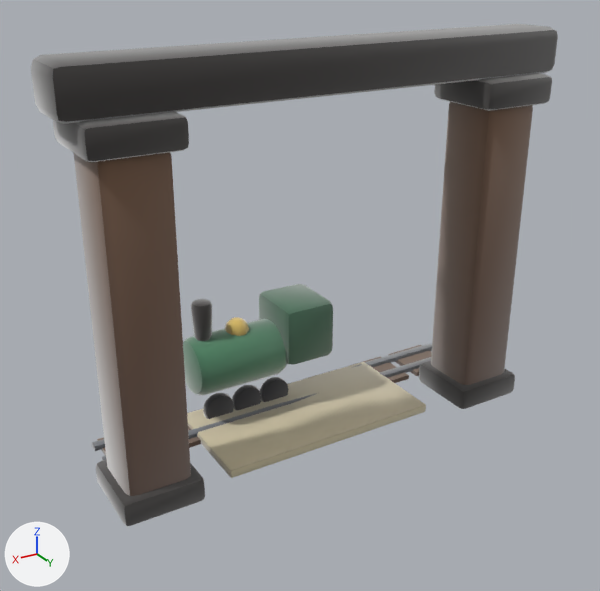
A saved change to the glTF model assets/models/gates/05b3e4c8.glb.
Rendered twice from a camera (50 mm lens) standing at (4.07, 6.28, 4.8) and looking at (0.13, -0.28, 1.52). Every picture has the same lights, and +X, +Y and +Z are marked at lower left. The picture after the commit comes second. Vertices at exactly the same position are counted once.

The first picture shows 'gate_05b3e4c8'.
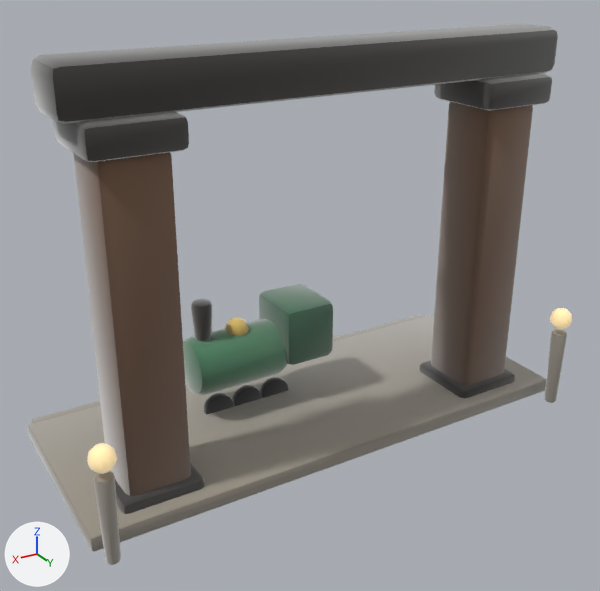
What differs and where, as boxes (x1, y1, x2, y2) in the pictures (600 x 591 px):
'gate_05b3e4c8', reshaped (8% taller): before (31, 24, 558, 526); after (27, 24, 572, 565)
part 1 of me_gate_05b3e4c8, added: after (27, 315, 546, 551)
part 2 of me_gate_05b3e4c8, added (mostly hidden): after (31, 315, 423, 424)
part 3 of me_gate_05b3e4c8, added: after (550, 308, 572, 330)
part 4 of me_gate_05b3e4c8, added (beige): after (87, 443, 117, 474)
part 5 of me_gate_05b3e4c8, added: after (544, 330, 567, 403)
part 6 of me_gate_05b3e4c8, added: after (94, 471, 121, 565)
part 7 of me_gate_05b3e4c8, edited (looks the same): (31, 30, 558, 514) in both

What changed in the scene script:
```text
Add mat_clay__ffe2a8_0_95__ffe2a8:
    mat_clay__ffe2a8_0_95__ffe2a8 = bpy.data.materials.new('clay_#FFE2A8_0.95_#FFE2A8')
    # nodes: BsdfPrincipled, Mix, OutputMaterial, VertexColor
    # colours: beige #bca67a, beige #ffe2a8, mixed with the vertex colours
Add mat_clay__9e978a_0_93:
    mat_clay__9e978a_0_93 = bpy.data.materials.new('clay_#9E978A_0.93_-')
    # nodes: BsdfPrincipled, Mix, OutputMaterial, VertexColor
    # colours: grey #9e978a, mixed with the vertex colours
Add mat_clay__b9b2a2_0_93:
    mat_clay__b9b2a2_0_93 = bpy.data.materials.new('clay_#B9B2A2_0.93_-')
    # nodes: BsdfPrincipled, Mix, OutputMaterial, VertexColor
    # colours: grey #b9b2a2, mixed with the vertex colours
Change me_gate_05b3e4c8:
    used by ob_gate_05b3e4c8; location = (0.0, 0.0, 0.0)
    remove me_gate_05b3e4c8.from_pydata(...)  # 1596 vertices, 3072 faces; spans x -2.52..2.51, y -1.15..0.42, z 0.0..4.0
    add me_gate_05b3e4c8.from_pydata(...)  # 2096 vertices, 4044 faces; spans x -2.69..2.69, y -1.71..0.83, z 0.0..4.0
    me_gate_05b3e4c8 part 1: the loose piece of 56 vertices spanning x -1.2..1.2, y -1.0..0.2, z 0.0..0.1 is copied, and the copy is scaled about its middle by (2.25, 1.75, 1.61), then moved by (0.0, -0.1, 0.03), in mat_clay__9e978a_0_93; it spans x -2.69..2.69, y -1.55..0.55, z 0.0..0.16
    me_gate_05b3e4c8 part 2: the loose piece of 56 vertices spanning x -2.19..2.19, y -0.97..-0.87, z 0.04..0.1 is copied, and the copy is multiplied about its middle by the matrix ((1.192, 0.001, 0.007), (0.001, 3.627, 0.009), (0.001, 0.002, 2.009)), then moved by (0.0, -0.62, -0.01), in mat_clay__9e978a_0_93; it spans x -2.61..2.61, y -1.71..-1.37, z 0.0..0.12
    me_gate_05b3e4c8 part 3: the loose piece of 52 vertices spanning x -1.77..-1.59, y -0.38..-0.21, z 3.69..3.87 is copied, and the copy is scaled about its middle by (1.31, 1.33, 1.32), then moved by (-0.88, 1.02, -2.76), in mat_clay__ffe2a8_0_95__ffe2a8; it spans x -2.68..-2.44, y 0.6..0.83, z 0.9..1.14
    me_gate_05b3e4c8 part 4: the loose piece of 52 vertices spanning x 0.46..0.72, y -0.92..-0.68, z 0.91..1.17 is copied, and the copy is scaled about its middle by (0.909, 0.932, 0.916), then moved by (1.97, 1.52, -0.02), in mat_clay__ffe2a8_0_95__ffe2a8; it spans x 2.44..2.68, y 0.6..0.83, z 0.9..1.14
    me_gate_05b3e4c8 part 5: a new loose piece of 114 vertices spanning x -2.64..-2.47, y 0.64..0.8, z 0.0..0.86, in mat_clay__9e978a_0_93
    me_gate_05b3e4c8 part 6: a new loose piece of 114 vertices spanning x 2.47..2.64, y 0.64..0.8, z 0.0..0.86, in mat_clay__9e978a_0_93
    me_gate_05b3e4c8 part 7: 2977 kept faces spanning x -2.52..2.51, y -1.15..0.42, z 0.0..3.98 get new vertex colours; the middle colour goes from light grey #cfcdd4 to light grey #c3bab2
    other edits to the shape of me_gate_05b3e4c8 do not show in these pictures
    add me_gate_05b3e4c8.materials.append(mat_clay__9e978a_0_93)
    add me_gate_05b3e4c8.materials.append(mat_clay__b9b2a2_0_93)
    add me_gate_05b3e4c8.materials.append(mat_clay__ffe2a8_0_95__ffe2a8)
```
